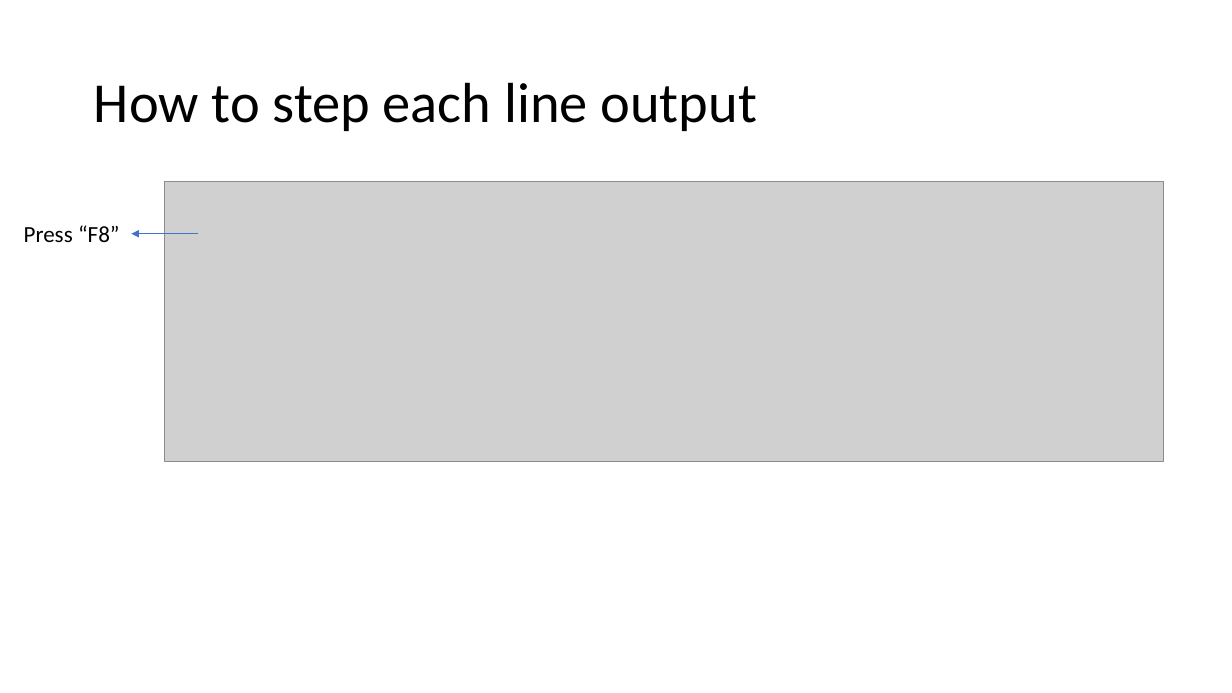
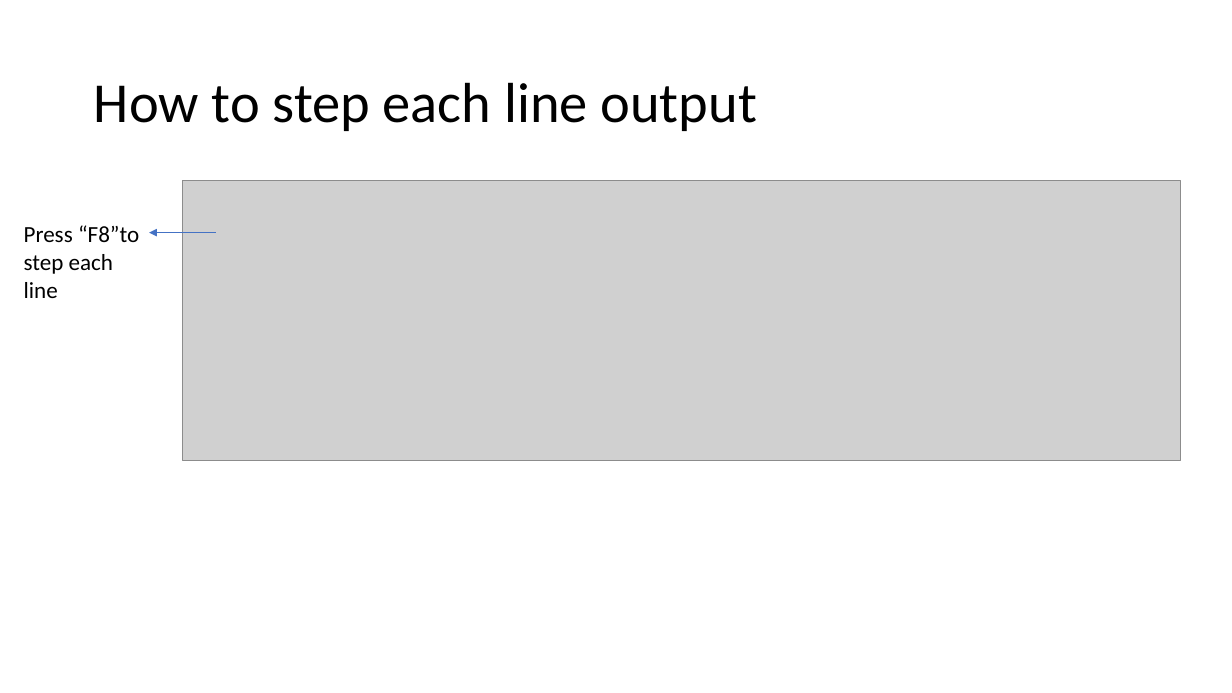
Before and after one commit to liuxu-github-ui/Excel, a slide deck: slide 8 of VBA.pptx. Drawn at 1232x693 pixels with LibreOffice and Linux fonts; fonts in the diff are those of the drawing; grey boxes stand for pictures. Boxes give left, top, right and bottom in pixels: in the first picture for what was removed or moved away, otherwise in the second. Text is boxed around its words. In the diff, an @@ line names an element or a change of style, - is before the commit and + after.

```diff
--- a/VBA.pptx
+++ b/VBA.pptx
@@ picture: place and size @@
-picture at box(165, 182, 1163, 462)
+picture at box(183, 180, 1181, 460)
@@ text at box(24, 225, 139, 298): text changed @@
-Press “F8”
+Press “F8”to step each line
@@ arrow moved from (198, 234) - (131, 234) to (216, 233) - (149, 233) @@
```
Also in this commit, not shown: 1 other slide changed, 4 slides added, 1 slide removed.
